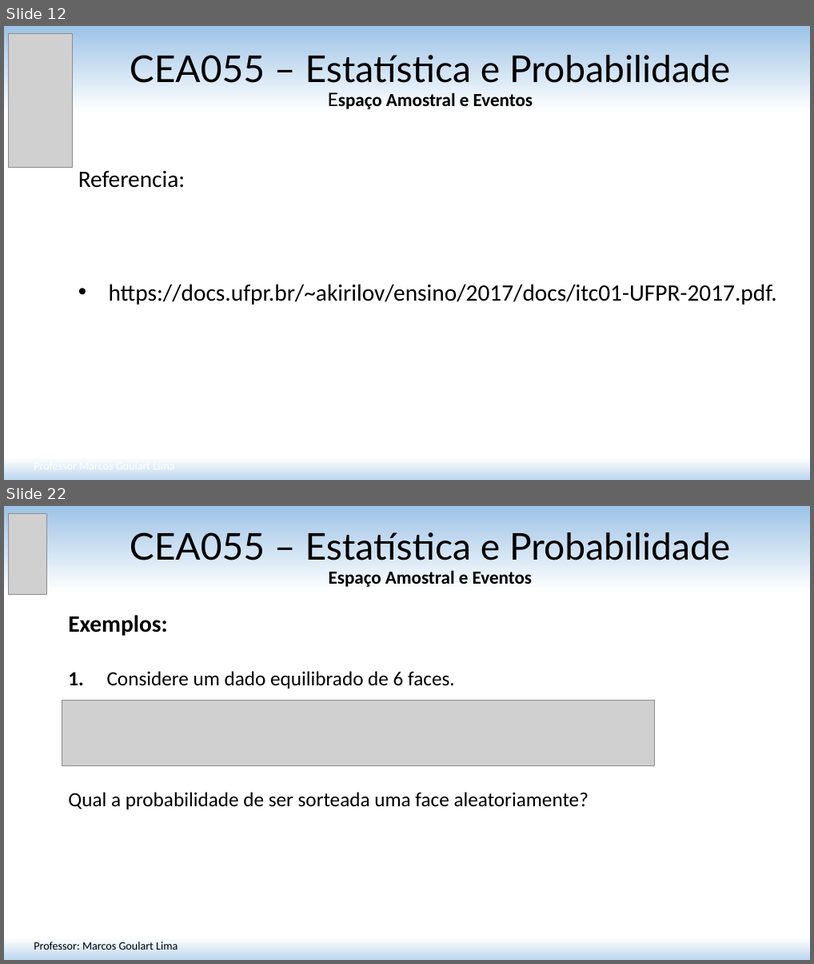
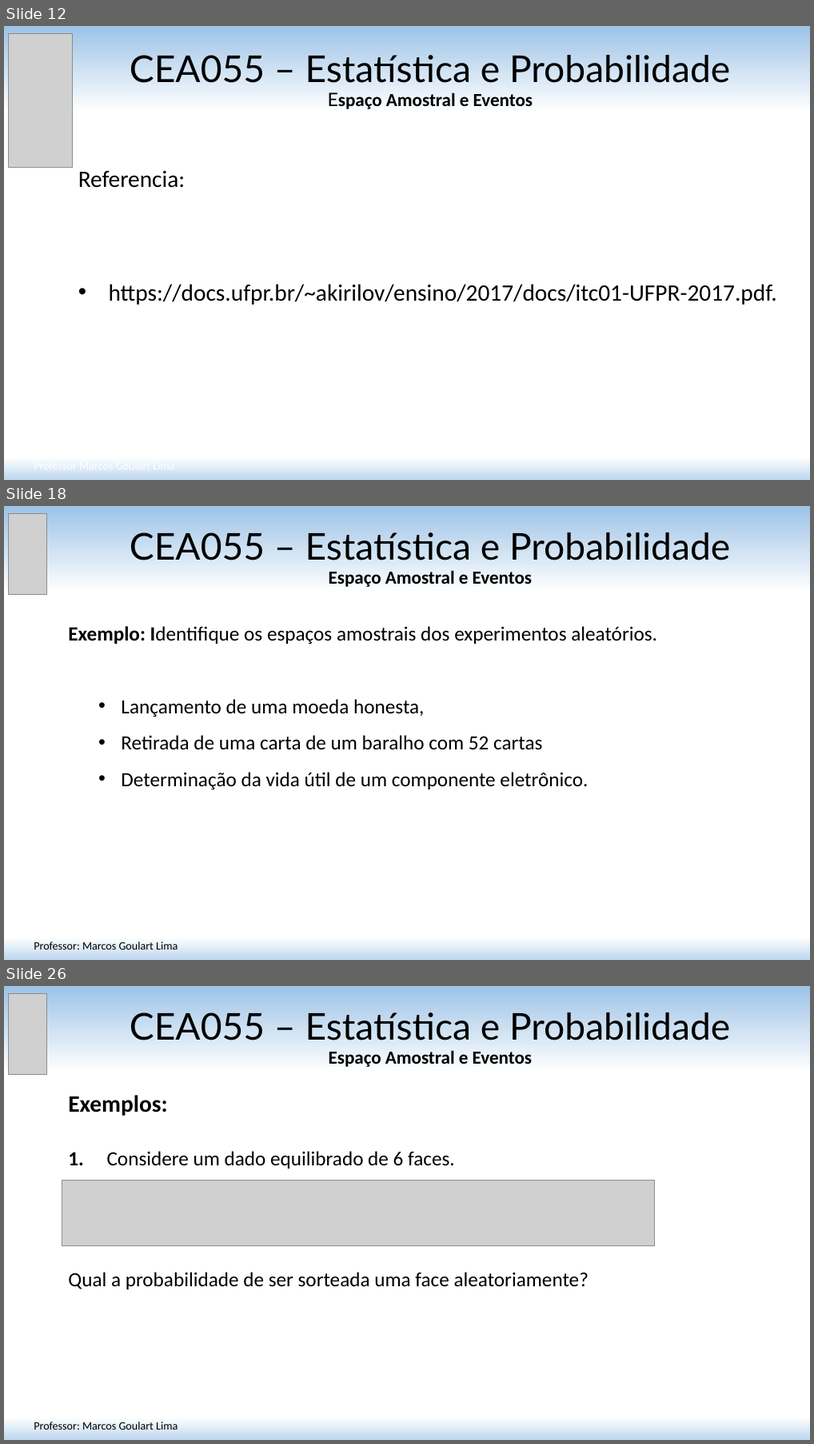
Before and after one commit to matmarcos/minhas-aulas, a slide deck: content/2026-2/cea055-estatistica-probabilidade/03-introducao-probabilidade/Aula_03_Introducao_Probabilidade.pptx. Shown one above the other, each under a label of ours: slides 12 and 22 before the commit, slides 12, 18 and 26 after it; the slides between them are not shown. The pictures are 814x964 and 814x1444 pixels, drawn with LibreOffice and Linux fonts; fonts in the diff are those of the drawing; grey boxes stand for pictures. Boxes give left, top, right and bottom in pixels: in the first picture for what was removed or moved away, otherwise in the second. Text is boxed around its words. In the diff, an @@ line names an element or a change of style, - is before the commit and + after.

Commit message:
Atualiza slides da Aula 3 (32 slides: revisao do professor + 4 slides de verificacao)

```diff
--- a/content/2026-2/cea055-estatistica-probabilidade/03-introducao-probabilidade/Aula_03_Introducao_Probabilidade.pptx
+++ b/content/2026-2/cea055-estatistica-probabilidade/03-introducao-probabilidade/Aula_03_Introducao_Probabilidade.pptx
@@ slide 18 added at (4, 506, 810, 960), background gradient #9DC3E6 to #FFFFFF to #BDD7EE @@
@@ picture added at (8, 513, 47, 594) @@
@@ title added at (130, 532, 730, 587), 44 pt, text #000000 @@
+CEA055 – Estatística e Probabilidade
+Espaço Amostral e Eventos
@@ text added at (68, 626, 658, 790), 24 pt, text #000000 @@
+Exemplo: Identifique os espaços amostrais dos experimentos aleatórios.
+  • Lançamento de uma moeda honesta,
+  • Retirada de uma carta de um baralho com 52 cartas
+  • Determinação da vida útil de um componente eletrônico.
@@ text added at (34, 941, 178, 949), 13.5 pt, text #000000 @@
+Professor: Marcos Goulart Lima
@@ what was slide 22 is now slide 26 @@
```
Also in this commit, not shown: 12 slides changed, 4 other slides added, 3 other files.
